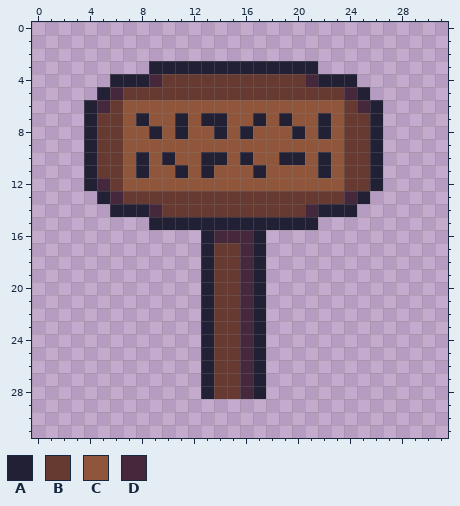
A pixel-art file gets an edit: assets/old_sprites/sign.aseprite. The picture above is the old version.
32x32 pixels, 1 frame. Colours within 5 levels of each other are drawn and written as one.
Palette (. is transparent): A #222034  B #663931  C #8f563b  D #45283c
Pixels before, first column x 4:
 3 .....AAAAAAAAAAAAA.....
 4 ..AAADBBBBBBBBBBBDAAA..
 5 .ADBBBBBBBBBBBBBBBBBDA.
 6 ADBCCCCCCCCCCCCCCCCCBDA
 7 ABBCACCACAACCACACCACBBA
 8 ABBCCACACCACACCCACACBBA
 9 ABBCCCCCCCCCCCCCCCCCBBA
10 ABBCACACCAACACCAACACBBA
11 ABBCACCACACCCACCCCACBBA
12 ADBCCCCCCCCCCCCCCCCCBBA
13 .ADBBBBBBBBBBBBBBBBBDA.
14 ..AAADBBBBBBBBBBBDAAA..
15 .....AAAAAAAAAAAAA.....
16 .........ADDDA.........
17 .........ABBDA.........
18 .........ABBDA.........
19 .........ABBDA.........
20 .........ABBDA.........
21 .........ABBDA.........
22 .........ABBDA.........
23 .........ABBDA.........
24 .........ABBDA.........
25 .........ABBDA.........
26 .........ABBDA.........
27 .........ABBDA.........
28 .........ABBDA.........
The result:
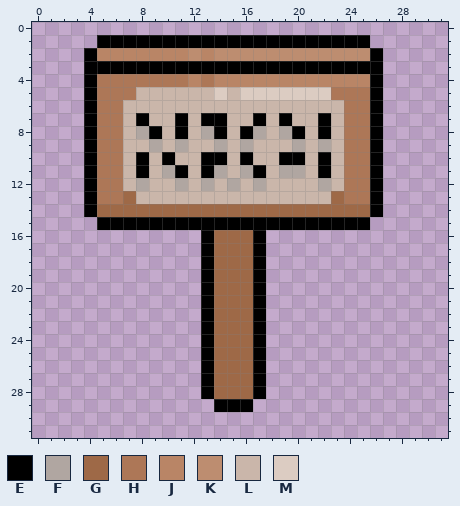
Colours new in this view: E #000000  F #b0a6a1  G #9e6947  H #ad7757  J #b98566  K #bd8d70  L #cab6aa  M #dcccc2
Diff:
layer "Actual" added
layer "Layer 1" removed
Changed rows in their new state; - is an unchanged pixel.
Layer "Actual":
first column x 4:
 1 -EEEEEEEEEEEEEEEEEEEEE-
 2 EJJJJJJJKJKKKKKKKKKKKKE
 3 EEEEEEEEEEEEEEEEEEEEEEE
 4 EHHHHHHHJHJJJJJJJJJJJJE
 5 EHHHLLLLLLMLMMMMMMMHHHE
 6 EHHLLLLLLLLLLLLLLLLLHHE
 7 EHHLELLELEELLELELLELHHE
 8 EHHLFELELFELEFLFELELHHE
 9 EHHLLFLFLLFLFLLLFLFLHHE
10 EHHLELELLEELELLEELELHHE
11 EHHLELFELEFLFELFFLELHHE
12 EHHLFLLFLFLFLFLLLLFLHHE
13 EHHGLLLLLLLLLLLLLLLGHHE
14 EGGGGGGGGGGGGGGGGGGGGGE
15 -EEEEEEEEEEEEEEEEEEEEE-
16 ---------EGGGE---------
17 ---------EGGGE---------
18 ---------EGGGE---------
19 ---------EGGGE---------
20 ---------EGGGE---------
21 ---------EGGGE---------
22 ---------EGGGE---------
23 ---------EGGGE---------
24 ---------EGGGE---------
25 ---------EGGGE---------
26 ---------EGGGE---------
27 ---------EGGGE---------
28 ---------EGGGE---------
29 ----------EEE----------
Where, in picture pixels (left, top, right, bottom), the same in both pictures:
changed: (84, 35, 383, 412)
